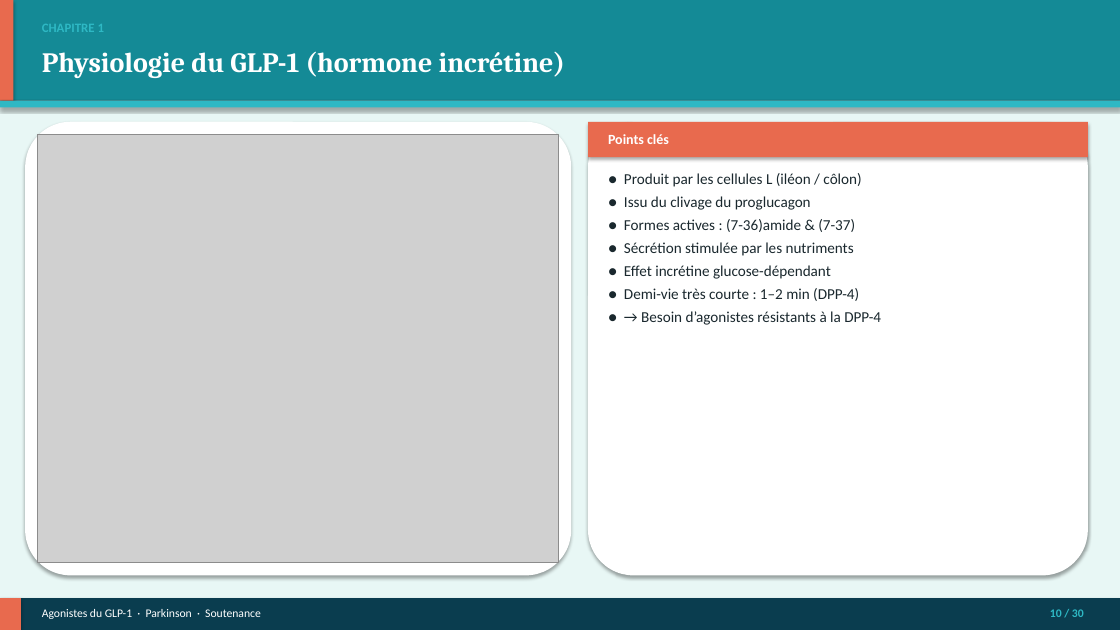
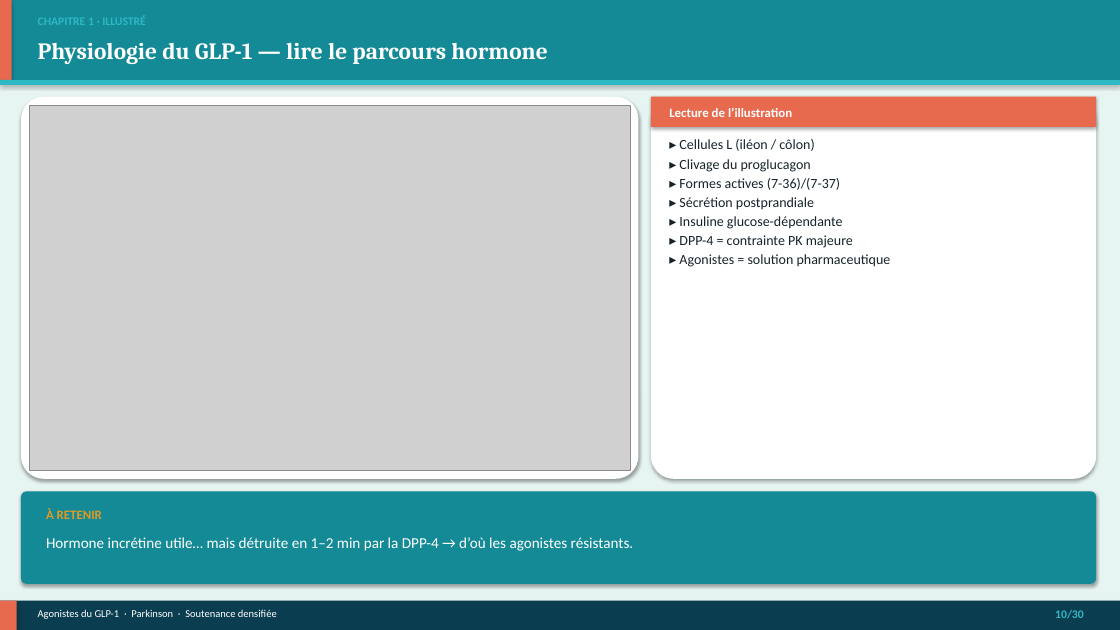
Before and after one commit to Mashtal-Platform/mashtal-platform, a slide deck: slide 10 of docs/presentation/Soutenance_GLP1_Parkinson.pptx. Drawn at 1120x630 pixels with LibreOffice and Linux fonts; fonts in the diff are those of the drawing; grey boxes stand for pictures. Boxes give left, top, right and bottom in pixels: in the first picture for what was removed or moved away, otherwise in the second. Text is boxed around its words. In the diff, an @@ line names an element or a change of style, - is before the commit and + after.

```diff
--- a/docs/presentation/Soutenance_GLP1_Parkinson.pptx
+++ b/docs/presentation/Soutenance_GLP1_Parkinson.pptx
@@ rectangle: place and size @@
-rectangle at <box>0,0,1120,101</box>
+rectangle at <box>0,0,1120,80</box>
@@ rectangle: place and size @@
-rectangle at <box>0,0,13,101</box>
+rectangle at <box>0,0,12,80</box>
@@ rectangle at <box>0,0,1120,630</box>: fill #E8F7F5 to #E6F4F2 @@
@@ text at <box>38,18,146,25</box>: text changed; size 11 to 10 pt @@
-CHAPITRE 1
+CHAPITRE 1 · ILLUSTRÉ
@@ text at <box>38,42,547,64</box>: text changed; size 24 to 20 pt @@
-Physiologie du GLP-1 (hormone incrétine)
+Physiologie du GLP-1 — lire le parcours hormone
@@ rectangle: place and size @@
-rectangle at <box>0,101,1120,108</box>
+rectangle at <box>0,80,1120,85</box>
@@ rounded rectangle: place and size @@
-rounded rectangle at <box>25,122,571,576</box>
+rounded rectangle at <box>21,97,639,479</box>
@@ rounded rectangle at <box>21,97,639,479</box>: proportions changed @@
@@ picture: place and size @@
-picture at <box>38,134,559,563</box>
+picture at <box>29,105,630,471</box>
@@ rectangle: place and size @@
-rectangle at <box>588,122,1088,157</box>
+rectangle at <box>651,97,1096,127</box>
@@ rounded rectangle at <box>651,97,1096,479</box>: proportions changed @@
@@ rounded rectangle: place and size @@
-rounded rectangle at <box>588,122,1088,576</box>
+rounded rectangle at <box>651,97,1096,479</box>
@@ text at <box>669,108,792,117</box>: text changed; size 12 to 11 pt @@
-Points clés
+Lecture de l’illustration
@@ text at <box>679,139,891,267</box>: text changed; size 13 to 12 pt; text colour #1A282E to #16242A @@
-● Produit par les cellules L (iléon / côlon)
-● Issu du clivage du proglucagon
-● Formes actives : (7-36)amide & (7-37)
-● Sécrétion stimulée par les nutriments
-● Effet incrétine glucose-dépendant
-● Demi-vie très courte : 1–2 min (DPP-4)
-● → Besoin d’agonistes résistants à la DPP-4
+▸ Cellules L (iléon / côlon)
+▸ Clivage du proglucagon
+▸ Formes actives (7-36)/(7-37)
+▸ Sécrétion postprandiale
+▸ Insuline glucose-dépendante
+▸ DPP-4 = contrainte PK majeure
+▸ Agonistes = solution pharmaceutique
@@ rounded rectangle added at <box>21,492,1096,584</box>, fill #148A96 @@
@@ text added at <box>46,508,102,519</box>, 11 pt, text #E09B24, bold @@
+À RETENIR
@@ text added at <box>46,537,634,551</box>, 13 pt, text #FFFFFF @@
+Hormone incrétine utile… mais détruite en 1–2 min par la DPP-4 → d’où les agonistes résistants.
@@ rectangle: place and size @@
-rectangle at <box>0,598,21,630</box>
+rectangle at <box>0,601,17,630</box>
@@ text at <box>38,609,277,619</box>: text changed; size 10 to 9 pt @@
-Agonistes du GLP-1 · Parkinson · Soutenance
+Agonistes du GLP-1 · Parkinson · Soutenance densifiée
@@ text at <box>1055,610,1084,619</box>: spaces changed @@
-10 / 30
+10/30
```
Also in this commit, not shown: 25 other slides changed, 4 slides added, 4 slides removed, 9 other files.
